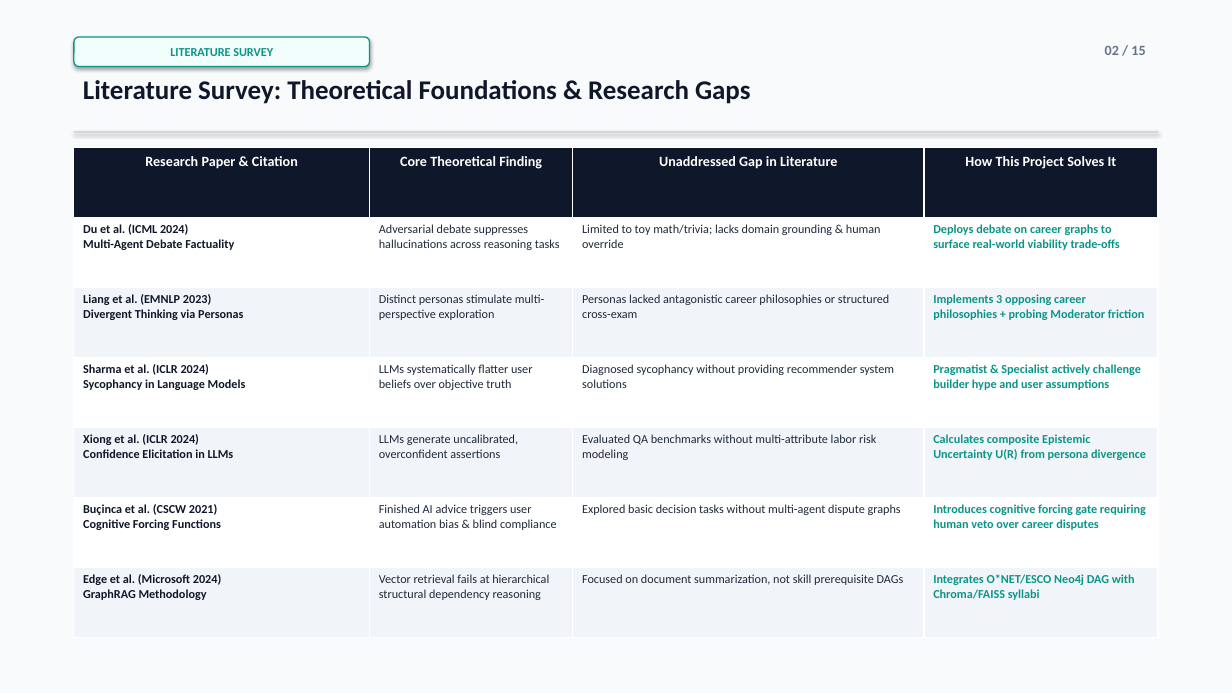
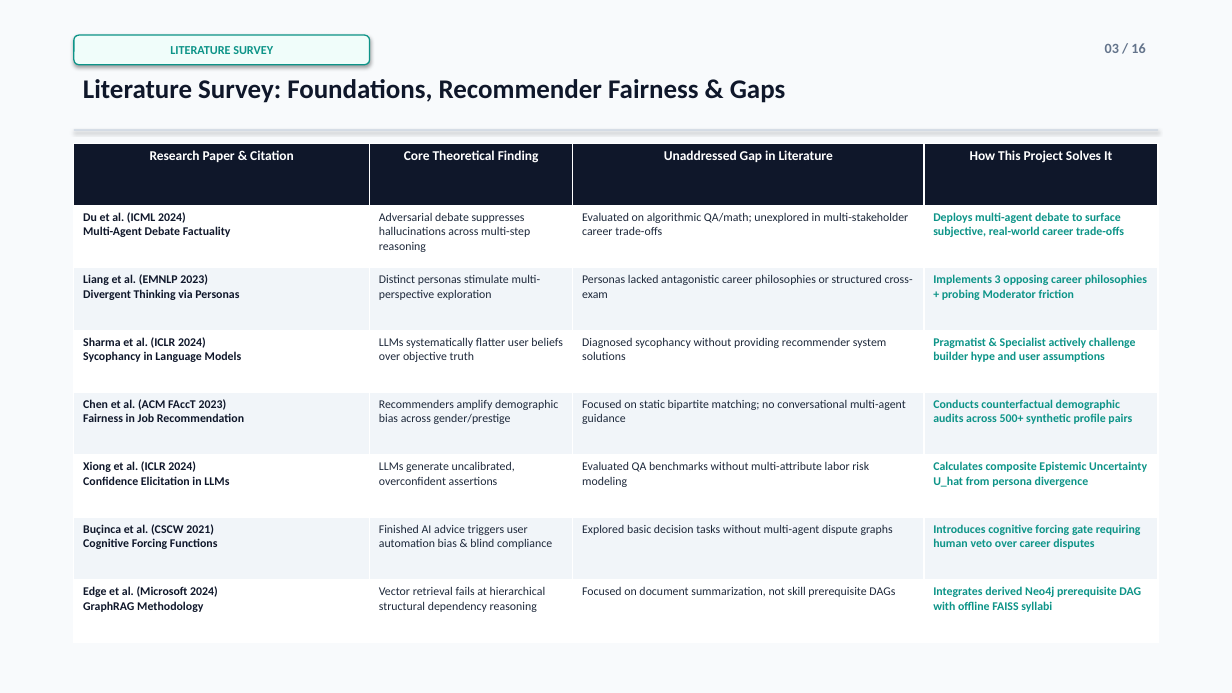
Before and after one commit to parth2024-tech/rai-project, a slide deck: slide 3 of Final_Presentation.pptx (slide 2 before the commit). Drawn at 1232x693 pixels with LibreOffice and Linux fonts; fonts in the diff are those of the drawing. Boxes give left, top, right and bottom in pixels: in the first picture for what was removed or moved away, otherwise in the second. Text is boxed around its words. In the diff, an @@ line names an element or a change of style, - is before the commit and + after.

Commit message:
fix(presentation): resolve audit points across technical definitions, unconfounded ablation, and visual layout

```diff
--- a/Final_Presentation.pptx
+++ b/Final_Presentation.pptx
@@ text at <box>1105,43,1145,53</box>: text changed @@
-02 / 15
+03 / 16
@@ text at <box>83,79,785,103</box>: text changed @@
-Literature Survey: Theoretical Foundations & Research Gaps
+Literature Survey: Foundations, Recommender Fairness & Gaps
@@ table at <box>74,143,1158,642</box> @@
-row 2: Du et al. (ICML 2024) Multi-Agent Debate Factuality | Adversarial debate suppresses hallucinations across reasoning tasks | Limited to toy math/trivia; lacks domain grounding & human override | Deploys debate on career graphs to surface real-world viability trade-offs
+row 2: Du et al. (ICML 2024) Multi-Agent Debate Factuality | Adversarial debate suppresses hallucinations across multi-step reasoning | Evaluated on algorithmic QA/math; unexplored in multi-stakeholder career trade-offs | Deploys multi-agent debate to surface subjective, real-world career trade-offs
-row 5: Xiong et al. (ICLR 2024) Confidence Elicitation in LLMs | LLMs generate uncalibrated, overconfident assertions | Evaluated QA benchmarks without multi-attribute labor risk modeling | Calculates composite Epistemic Uncertainty U(R) from persona divergence
+row 5: Chen et al. (ACM FAccT 2023) Fairness in Job Recommendation | Recommenders amplify demographic bias across gender/prestige | Focused on static bipartite matching; no conversational multi-agent guidance | Conducts counterfactual demographic audits across 500+ synthetic profile pairs
+row 6: Xiong et al. (ICLR 2024) Confidence Elicitation in LLMs | LLMs generate uncalibrated, overconfident assertions | Evaluated QA benchmarks without multi-attribute labor risk modeling | Calculates composite Epistemic Uncertainty U_hat from persona divergence
-row 8, column 4: Integrates O*NET/ESCO Neo4j DAG with Chroma/FAISS syllabi
+row 8, column 4: Integrates derived Neo4j prerequisite DAG with offline FAISS syllabi
@@ table: place and size @@
-table at <box>74,148,1158,638</box>
+table at <box>74,143,1158,642</box>
```
Also in this commit, not shown: 11 other slides changed, 4 slides added, 3 slides removed, 2 other files.
